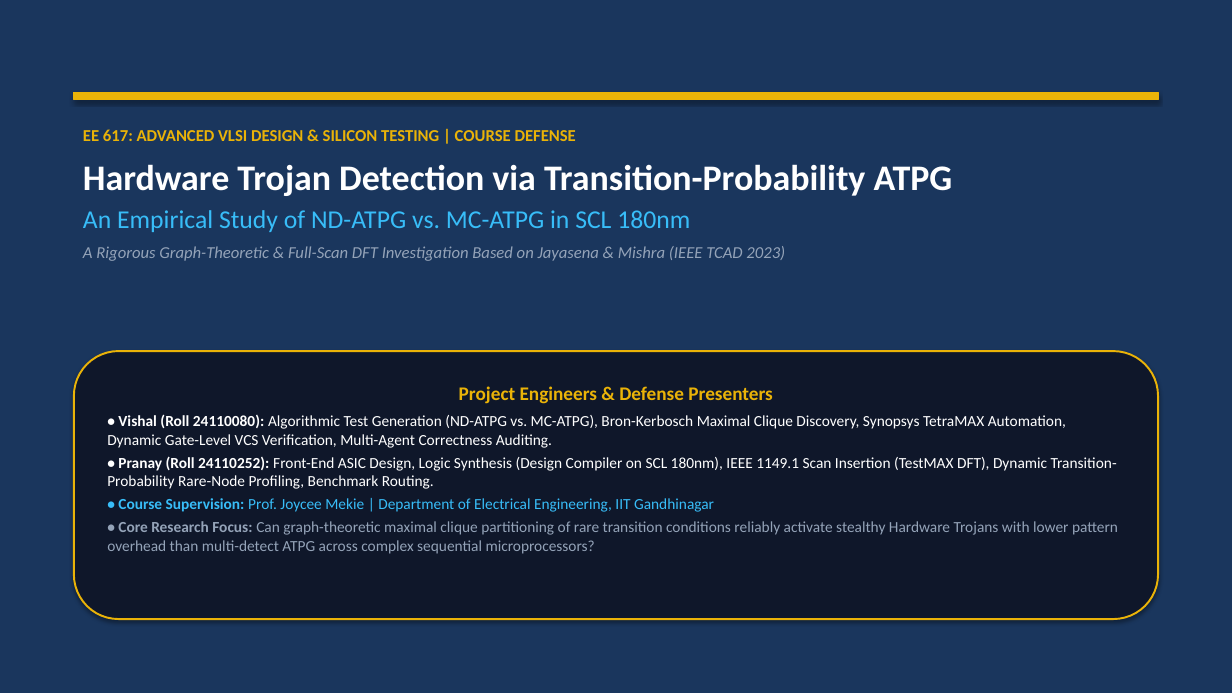
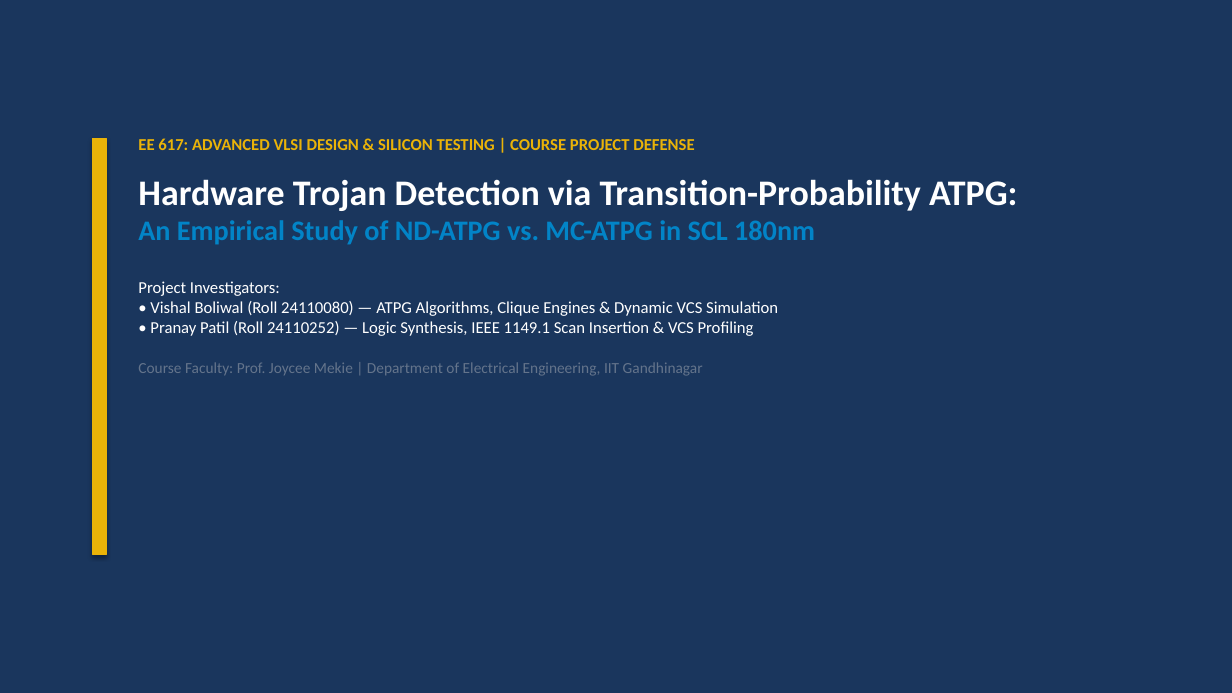
Before and after one commit to Vishalboliwal07/Hardware-Trojan, a slide deck: slide 1 of docs/Hardware_Trojan_Detection_Final_Presentation.pptx. Drawn at 1232x693 pixels with LibreOffice and Linux fonts; fonts in the diff are those of the drawing. Boxes give left, top, right and bottom in pixels: in the first picture for what was removed or moved away, otherwise in the second. Text is boxed around its words. In the diff, an @@ line names an element or a change of style, - is before the commit and + after.

Commit message:
Synchronize 27-slide presentation deck, spoken script, and verified c6288 patterns

```diff
--- a/docs/Hardware_Trojan_Detection_Final_Presentation.pptx
+++ b/docs/Hardware_Trojan_Detection_Final_Presentation.pptx
@@ rectangle: place and size @@
-rectangle at [74, 92, 1158, 100]
+rectangle at [92, 139, 106, 555]
@@ text "EE 617: ADVANCED VLSI DESIGN ...": place and size @@
-text "EE 617: ADVANCED VLSI DESIGN ..." at [83, 129, 953, 261]
+text "EE 617: ADVANCED VLSI DESIGN ..." at [138, 138, 1018, 376]
@@ text at [138, 138, 1018, 211]: text changed @@
-EE 617: ADVANCED VLSI DESIGN & SILICON TESTING | COURSE DEFENSE
-Hardware Trojan Detection via Transition-Probability ATPG
+EE 617: ADVANCED VLSI DESIGN & SILICON TESTING | COURSE PROJECT DEFENSE
+Hardware Trojan Detection via Transition-Probability ATPG:
@@ text at [138, 220, 815, 245]: size 20 to 22 pt, text colour #38BDF8 to #0284C7, bold on in "An Empirical Study of ND-ATPG vs. MC-ATPG ..."; more space between paragraphs @@
@@ text at [138, 281, 778, 376]: text changed; text colour #94A3B8 to #FFFFFF; italic off @@
-A Rigorous Graph-Theoretic & Full-Scan DFT Investigation Based on Jayasena & Mishra (IEEE TCAD 2023)
+Project Investigators:
+• Vishal Boliwal (Roll 24110080) — ATPG Algorithms, Clique Engines & Dynamic VCS Simulation
+• Pranay Patil (Roll 24110252) — Logic Synthesis, IEEE 1149.1 Scan Insertion & VCS Profiling
+Course Faculty: Prof. Joycee Mekie | Department of Electrical Engineering, IIT Gandhinagar
@@ rounded rectangle removed at [74, 351, 1158, 619] @@
-Project Engineers & Defense Presenters
-• Vishal (Roll 24110080): Algorithmic Test Generation (ND-ATPG vs. MC-ATPG), Bron-Kerbosch Maximal Clique Discovery, Synopsys TetraMAX Automation, Dynamic Gate-Level VCS Verification, Multi-Agent Correctness Auditing.
-• Pranay (Roll 24110252): Front-End ASIC Design, Logic Synthesis (Design Compiler on SCL 180nm), IEEE 1149.1 Scan Insertion (TestMAX DFT), Dynamic Transition-Probability Rare-Node Profiling, Benchmark Routing.
-• Course Supervision: Prof. Joycee Mekie | Department of Electrical Engineering, IIT Gandhinagar
-• Core Research Focus: Can graph-theoretic maximal clique partitioning of rare transition conditions reliably activate stealthy Hardware Trojans with lower pattern overhead than multi-detect ATPG across complex sequential microprocessors?
```
Also in this commit, not shown: 5 other slides changed, 21 slides added, 19 slides removed, 4 other files.
